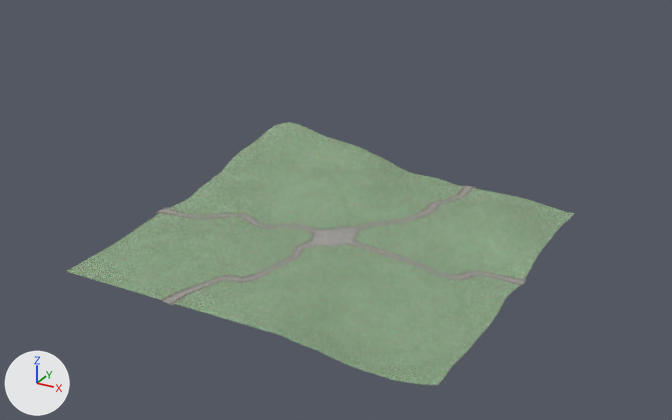
The Blender file sourceModels/ForestGeneric.blend as it was, and as the next commit left it.
Before and after are seen from a 50 mm lens placed at (86.6, -158.7, 85.6), pointed at (0.6, -2.5, 7.5). The lights are fixed; the arrows at lower left show +X, +Y and +Z.

Before the edit, the objects in view are built like this:
```python
me_plane_005 = bpy.data.meshes.new('Plane.005')
me_plane_005.from_pydata(...)  # 13133 vertices, 25518 faces; spans x -41.0..40.4, y -40.6..41.5, z -3.5..8.8
me_plane_005.polygons.foreach_set('use_smooth', [True] * 25518)
# faces by material slot: [11654, 13843, 21]
me_plane_005.materials.append(mat_material_005)  # picture img_forestpathnarrow_png
me_plane_005.materials.append(mat_material_007)  # picture img_forestleaves_png
me_plane_005.materials.append(mat_material_008)  # picture img_forestpath_png
ob_path_003 = bpy.data.objects.new('Path.003', me_plane_005)
ob_path_003.location = (0.0, 0.0, 0.0)
```
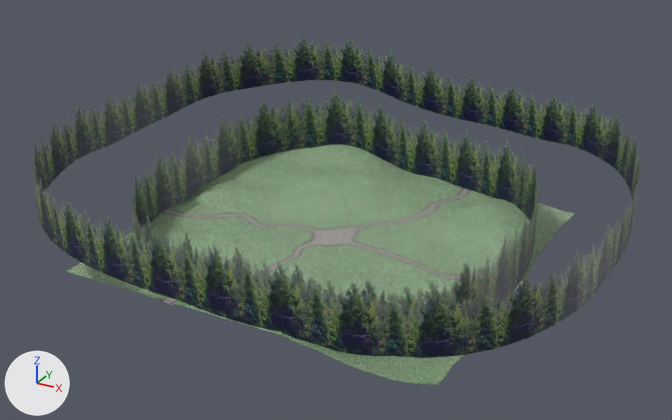
Changed parts and their boxes [x1, y1, x2, y2] in the pictures (672 x 420 px):
'ForestBG', added
    after: [32, 37, 641, 358]

What changed in the scene script:
```text
Add img_forestbg_png:
    img_forestbg_png = load_image('forestBG.png', '../textures/forestBG.png', 512, 256, 'sRGB')
Add mat_material:
    mat_material = bpy.data.materials.new('Material')
    # uses the picture img_forestbg_png
Add me_circle:
    me_circle.from_pydata(...)  # 256 vertices, 128 faces; spans x -58.8..58.8, y -54.4..54.6, z -3.4..30.0
    me_circle.materials.append(mat_material)
Add ob_forestbg:
    ob_forestbg = bpy.data.objects.new('ForestBG', me_circle)
    ob_forestbg.location = (0.0, 0.0, 0.0)
```
